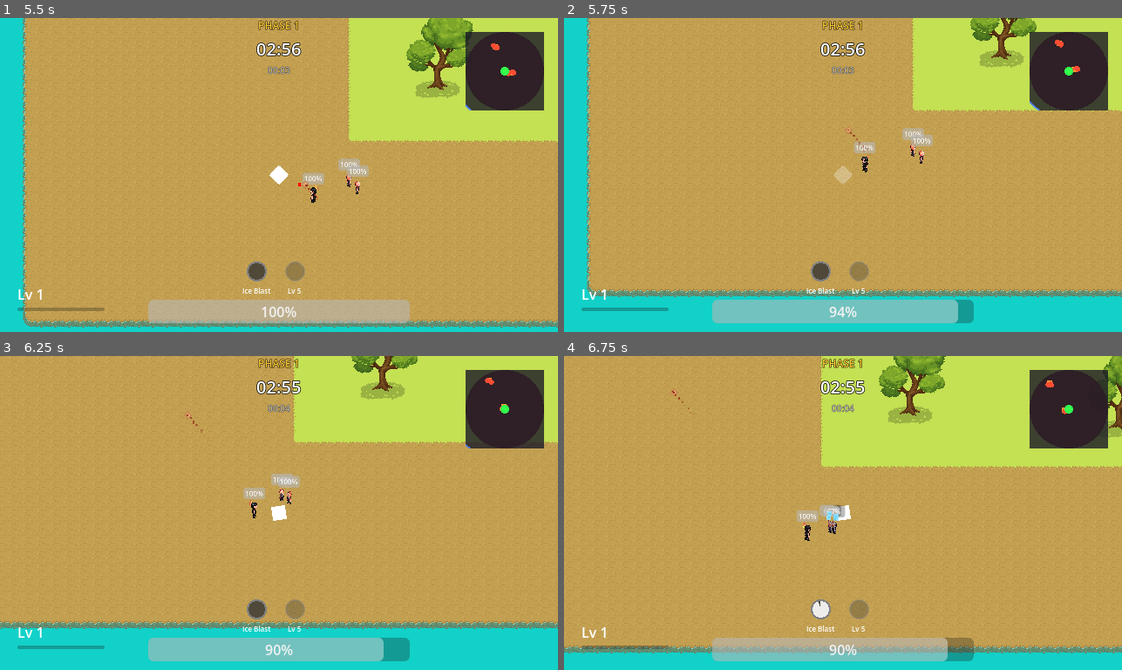
Above: before the commit, frames 1-4 (two rows, left to right).
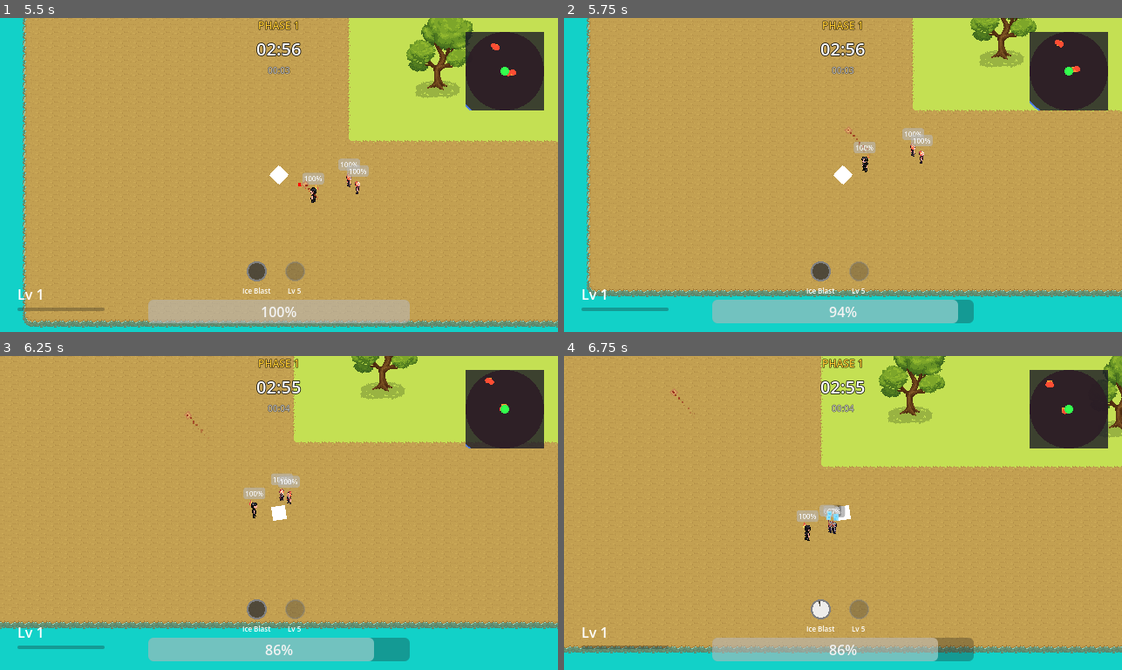
Above: after the commit, the same moments.

Repository: popochangli/godot-battle-royale
Game: Godot game, scene res://ui/character_select.tscn
Same seed, same stepped clock (60 frames per second), same inputs: the game is played once before the commit and once after it.
Inputs (mouse positions are in pixels of both pictures, inside the frame that each line leads up to):
- Up to frame 1 (5.5 s): click "Crystal Maiden" at 0.5 s; tap Enter at 1.25 s; move the mouse to (251, 237) at 1.27 s; hold W 1.28-2 s; click (251, 237) at 1.42 s; click "CONFIRM" at 2 s; move the mouse to (446, 222) at 2.77 s; hold W 2.78-3.53 s; move the mouse to (111, 127) at 3.52 s; hold A 3.53-5.03 s; move the mouse to (306, 175) at 4.27 s; click (306, 175) at 4.42 s; move the mouse to (195, 96) at 5.02 s; hold S from 5.03 s (still down)
- Up to frame 2 (5.75 s): keep holding S
- Up to frame 3 (6.25 s): move the mouse to (401, 497) at 5.77 s; release S at 5.78 s; hold D from 5.78 s (still down)
- Up to frame 4 (6.75 s): move the mouse to (731, 528) at 6.52 s; release D at 6.53 s; hold W from 6.53 s (still down); click (731, 528) at 6.67 s

Frame 1 is identical in both runs. In frame 2, 0.1% of the frame differs, in the area x 48-52%, y 46-54%; in frame 3, 0.2%, in the area x 47-69%, y 89-98%; in frame 4, 0.2%.

Commit message:
add self healing to player

Diff:
--- a/player/player.gd
+++ b/player/player.gd
@@ -9,9 +9,8 @@
 
 var primary_timer: float = 0.0
 var secondary_timer: float = 0.0
+var regen_timer: float = 0.0
 
-var is_invincible: bool = false
-var iframe_duration: float = 0.5
 
 @onready var health_bar = $CooldownUI/HealthBar
 @onready var primary_indicator = $CooldownUI/HBoxContainer/PrimaryContainer/PrimaryIndicator
@@ -100,6 +99,15 @@
 	if secondary_timer > 0:
 		secondary_timer -= delta
 
+	# Health regen: 0.5 HP/s per level
+	regen_timer += delta
+	if regen_timer >= 1.0:
+		regen_timer -= 1.0
+		var regen_amount = GameState.current_level * 0.5
+		if health < max_health and regen_amount >= 1.0:
+			health = min(health + int(regen_amount), max_health)
+			update_health_bar()
+
 	if primary_indicator:
 		primary_indicator.cooldown_current = primary_timer
 	if secondary_indicator:
@@ -149,16 +157,12 @@
 		secondary_timer = GameState.get_scaled_cooldown(ability.cooldown, ability.cooldown_scale_percent)
 
 func take_damage(amount):
-	if is_invincible:
-		return
-
-	health -= amount
+	var reduced = int(amount * (1.0 - GameState.get_damage_reduction()))
+	health -= max(reduced, 1)
 	update_health_bar()
 
 	if health <= 0:
 		die()
-	else:
-		_start_iframes()
 
 func take_zone_damage(amount: float):
 	health -= int(amount)
@@ -168,25 +172,6 @@
 	if health <= 0:
 		die()
 
-func _start_iframes():
-	is_invincible = true
-	_blink_effect()
-	await get_tree().create_timer(iframe_duration).timeout
-	if not is_instance_valid(self):
-		return
-	is_invincible = false
-	$Sprite2D.modulate.a = 1.0
-
-func _blink_effect():
-	for i in range(5):
-		if not is_instance_valid(self):
-			return
-		$Sprite2D.modulate.a = 0.3
-		await get_tree().create_timer(iframe_duration / 10.0).timeout
-		if not is_instance_valid(self):
-			return
-		$Sprite2D.modulate.a = 1.0
-		await get_tree().create_timer(iframe_duration / 10.0).timeout
 
 func heal(amount):
 	health += amount
